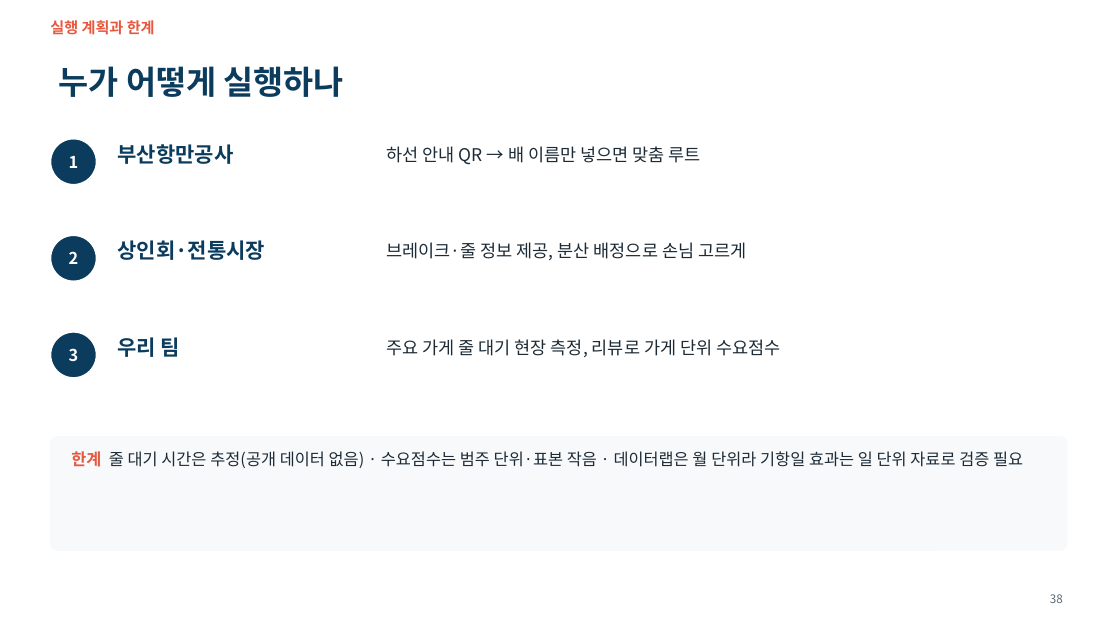
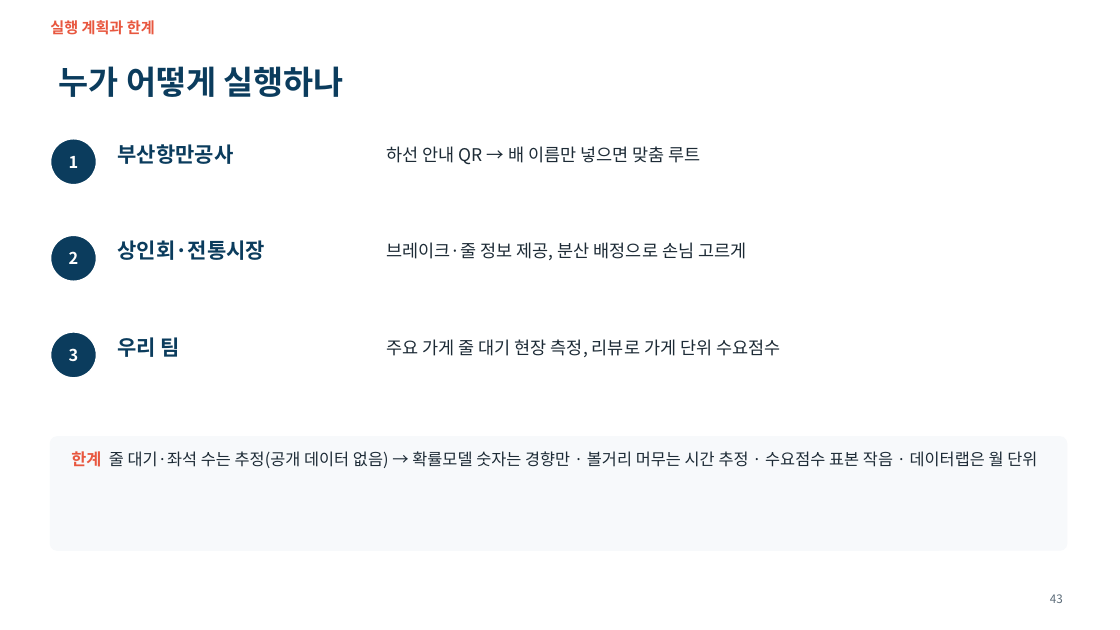
Before and after one commit to ddayoung03/busan-cruise-unpassing, a slide deck: slide 43 of 05_문서/3주차_발표자료.pptx (slide 38 before the commit). Drawn at 1120x630 pixels with LibreOffice and Linux fonts; fonts in the diff are those of the drawing. Boxes give left, top, right and bottom in pixels: in the first picture for what was removed or moved away, otherwise in the second. Text is boxed around its words. In the diff, an @@ line names an element or a change of style, - is before the commit and + after.

```diff
--- a/05_문서/3주차_발표자료.pptx
+++ b/05_문서/3주차_발표자료.pptx
@@ text at box(71, 451, 1037, 468): text changed @@
-한계 줄 대기 시간은 추정(공개 데이터 없음) · 수요점수는 범주 단위·표본 작음 · 데이터랩은 월 단위라 기항일 효과는 일 단위 자료로 검증 필요
+한계 줄 대기·좌석 수는 추정(공개 데이터 없음) → 확률모델 숫자는 경향만 · 볼거리 머무는 시간 추정 · 수요점수 표본 작음 · 데이터랩은 월 단위
@@ page number at box(1050, 594, 1063, 603): text changed @@
-38
+43
```
Also in this commit, not shown: 21 other slides changed, 5 slides added, 19 other files.
